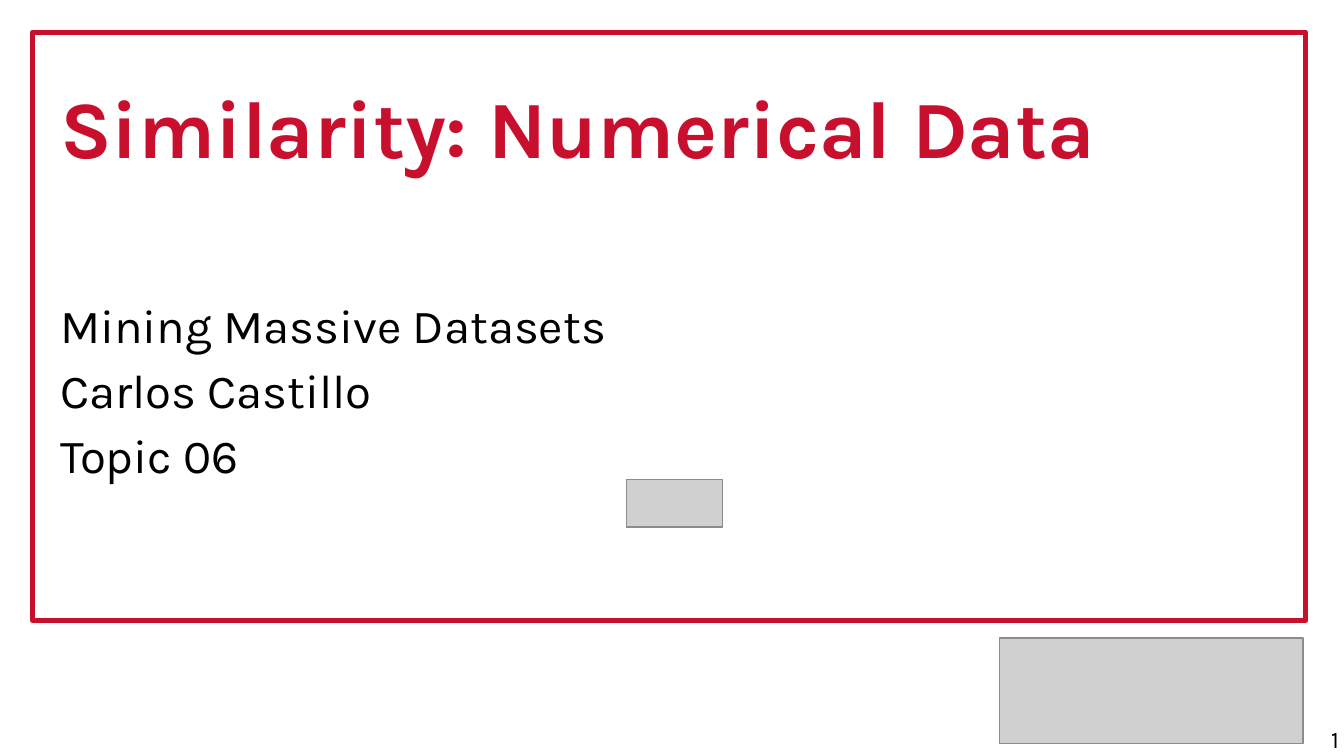
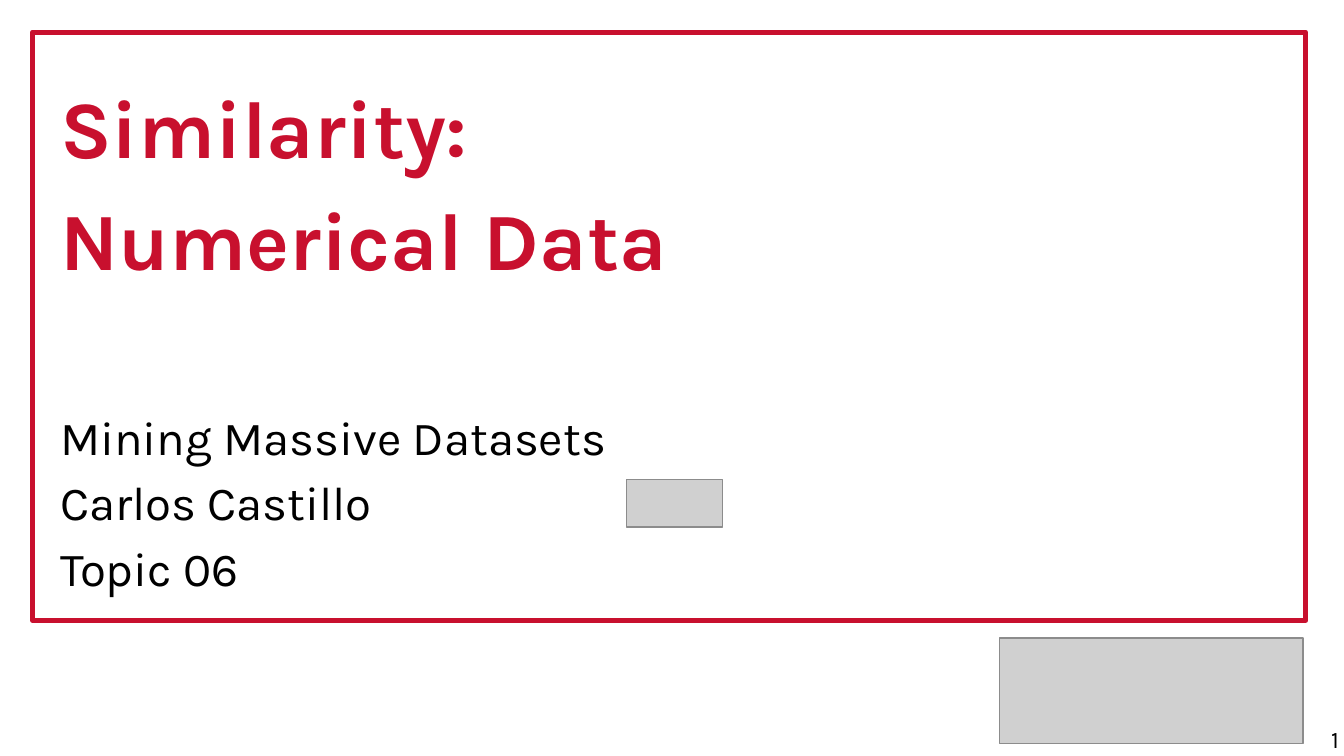
Before and after one commit to chatox/data-mining-course, a slide deck: slide 1 of theory/tt06_sim_numerical.odp. Drawn at 1344x756 pixels with LibreOffice and Linux fonts; fonts in the diff are those of the drawing; grey boxes stand for pictures. Boxes give left, top, right and bottom in pixels: in the first picture for what was removed or moved away, otherwise in the second. Text is boxed around its words. In the diff, an @@ line names an element or a change of style, - is before the commit and + after.

Commit message:
Similarity completed

```diff
--- a/theory/tt06_sim_numerical.odp
+++ b/theory/tt06_sim_numerical.odp
@@ text at [60,100,667,271]: text changed @@
-Similarity: Numerical Data
+Similarity:
+Numerical Data
```
Also in this commit, not shown: 4 other slides changed, 1 slide added, 2 other files.
